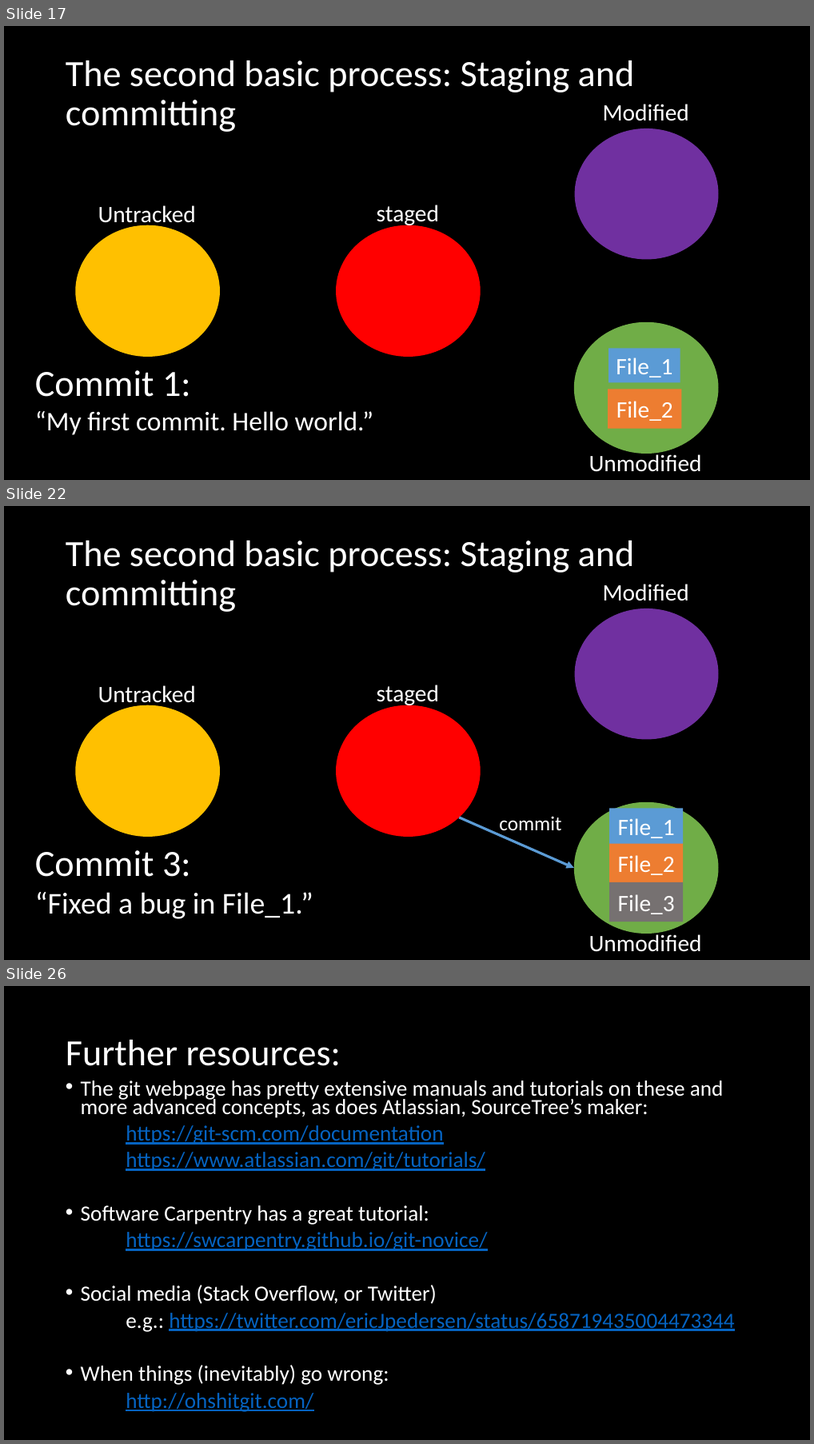
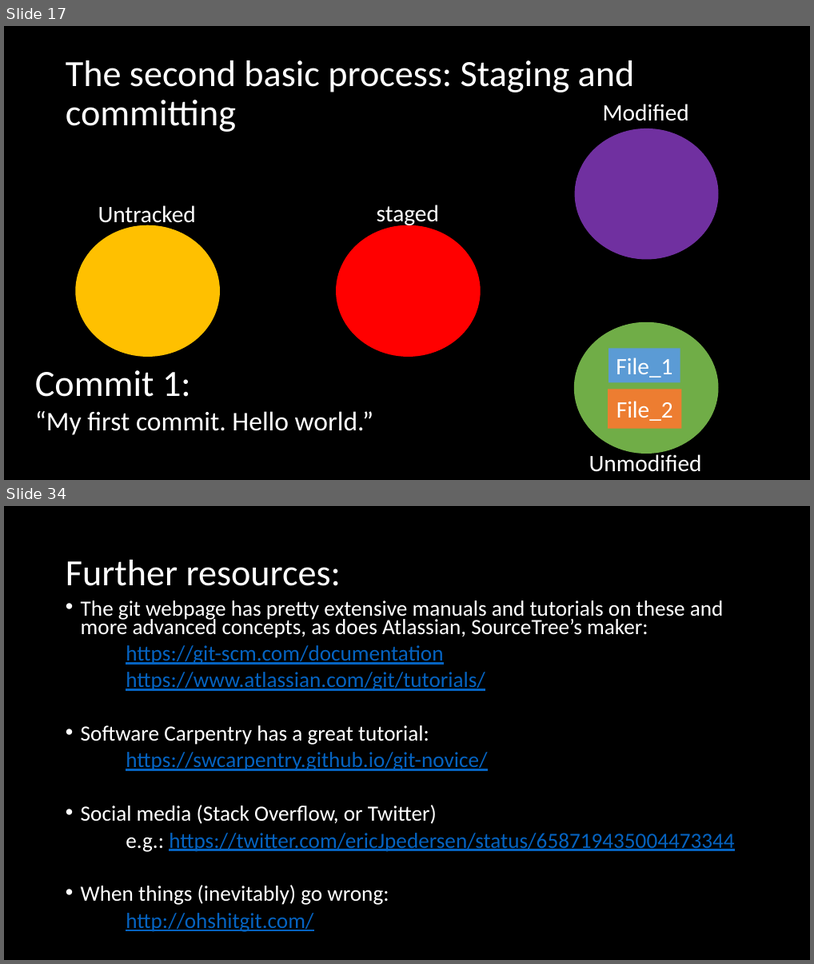
Before and after one commit to adsmithca/DFO_R_workshops, a slide deck: dfo_git_workshop/Using version control.pptx. Shown one above the other, each under a label of ours: slides 17, 22 and 26 before the commit, slides 17 and 34 after it; the slides between them are not shown. The pictures are 814x1444 and 814x964 pixels, drawn with LibreOffice and Linux fonts; fonts in the diff are those of the drawing. Boxes give left, top, right and bottom in pixels: in the first picture for what was removed or moved away, otherwise in the second. Text is boxed around its words. In the diff, an @@ line names an element or a change of style, - is before the commit and + after.

```diff
--- a/dfo_git_workshop/Using version control.pptx
+++ b/dfo_git_workshop/Using version control.pptx
@@ slide 22 removed at box(4, 506, 810, 960), background #000000 @@
@@ title removed at box(66, 540, 635, 612) @@
-The second basic process: Staging and committing
@@ text removed at box(603, 584, 690, 601) @@
-Modified
@@ ellipse removed at box(575, 608, 719, 739) @@
@@ text removed at box(98, 685, 196, 708) @@
-Untracked
@@ text removed at box(377, 684, 439, 708) @@
-staged
@@ ellipse removed at box(75, 705, 220, 836) @@
@@ ellipse removed at box(336, 705, 481, 836) @@
@@ arrow removed from (459, 817) to (574, 868) @@
@@ text removed at box(499, 816, 562, 835) @@
-commit
@@ ellipse removed at box(574, 802, 719, 933) @@
@@ rectangle removed at box(610, 808, 683, 843) @@
-File_1
@@ text removed at box(35, 850, 314, 919) @@
-Commit 3:
-“Fixed a bug in File_1.”
@@ rectangle removed at box(610, 843, 683, 882) @@
-File_2
@@ rectangle removed at box(610, 882, 683, 922) @@
-File_3
@@ text removed at box(590, 932, 702, 952) @@
-Unmodified
@@ what was slide 26 is now slide 34 @@
```
Also in this commit, not shown: 7 slides changed, 15 slides added, 6 other slides removed, 7 other files.
